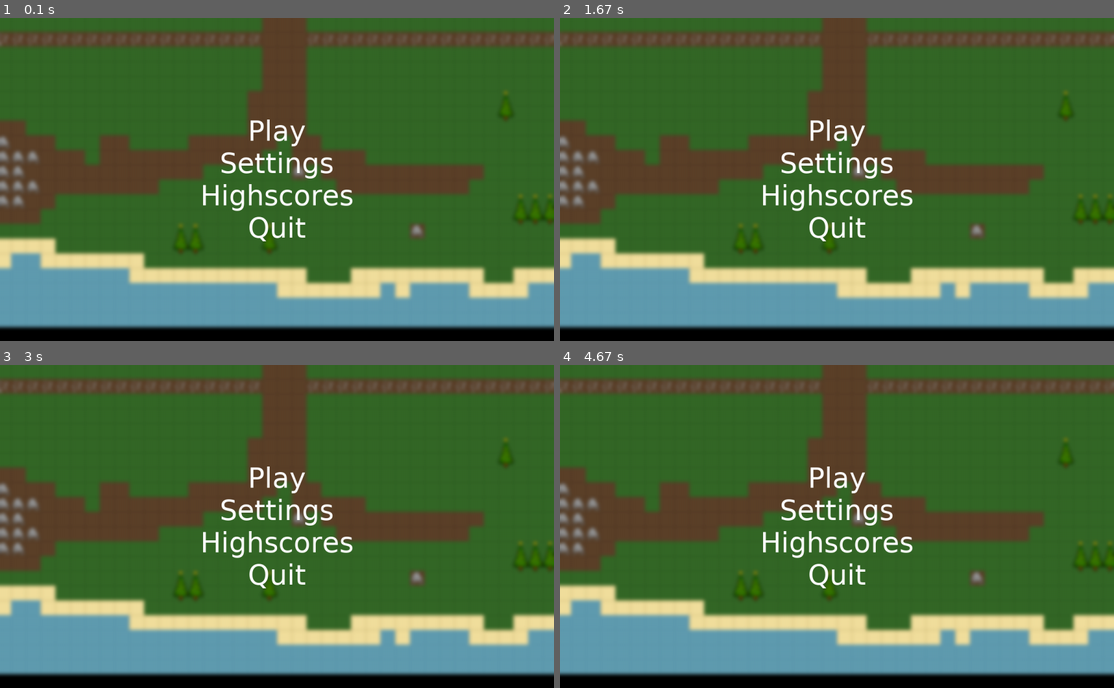
Above: before the commit, frames 1-4 (two rows, left to right).
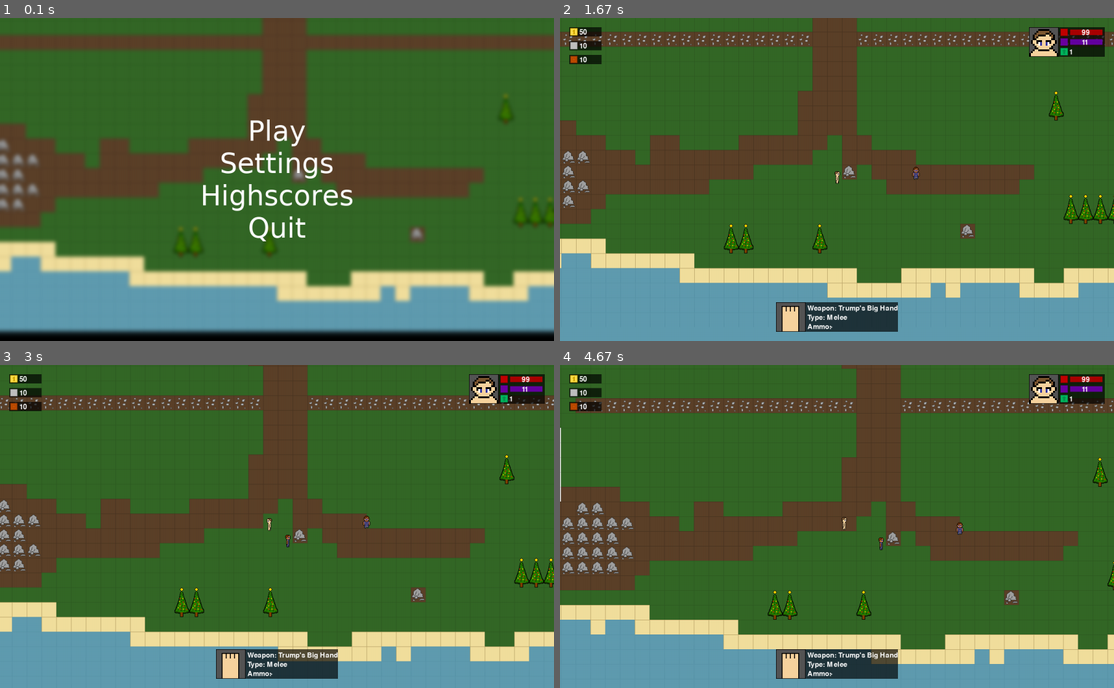
Above: after the commit, the same moments.

Repository: justvulpes/pygame
Game: pygame game, started from Main.py
Same seed, same stepped clock (60 frames per second), same inputs: the game is played once before the commit and once after it.
Inputs (mouse positions are in pixels of both pictures, inside the frame that each line leads up to):
- Up to frame 1 (0.1 s): no input
- Up to frame 2 (1.67 s): click "Play" at 0.38 s; click (704, 182) at 0.72 s; hold D 1-1.47 s; move the mouse to (892, 250) at 1.03 s; right-click (1041, 292) at 1.55 s
- Up to frame 3 (3 s): hold W 1.83-2.13 s; click (343, 555) at 1.92 s; hold D 2.17-2.63 s; click (288, 416) at 2.25 s; hold A from 2.67 s (still down); click (77, 516) at 2.75 s
- Up to frame 4 (4.67 s): release A at 3.2 s; hold S 3.23-3.53 s; click (837, 565) at 3.32 s; hold A 3.57-3.97 s; click (1047, 646) at 3.65 s; hold W 4-4.37 s; click (759, 458) at 4.08 s; hold D from 4.4 s (still down); click (981, 497) at 4.48 s

The runs differ from the first frame. In frame 1, 9.0% of the frame differs, in the area x 0-100%, y 4-99%; in frame 2, 19%; in frame 3, 38%; in frame 4, 43%, in the area x 0-100%, y 0-100%.

Commit message:
Menu background movement fixed - added menu_world

Diff:
--- a/Main.py
+++ b/Main.py
@@ -14,7 +14,7 @@
 import game_state.Game_State
 import game_graphics.UI
 import sounds.Sound_control
-
+import Menu_world
 
 pygame.init()
 pygame.mixer.pre_init(44100, 16, 2, 4096)
@@ -22,13 +22,15 @@
 window_title = "Driven Into the Last Corner"  # Title on top of the frame.
 window_width = 1200  # Width of the canvas.
 window_height = 700  # Height of the canvas.
-fps_fix = 60
+fps_fix = 600
 
 running = True  # while True game will run.
 
 sc = sounds.Sound_control.SoundControl()
 player = objects.mobs.Player.Player(30 << 5, 70 << 5)
+menu_ghost = objects.mobs.Player.Player(30 << 5, 70 << 5)
 world = World.World()
+menu_world = Menu_world.MenuWorld()
 gamestate = game_state.Game_State.Game_State()
 worker_man = objects.mobs.Worker_man.Worker(37 << 5, 70 << 5)
 worker_man2 = objects.mobs.Worker_man.Worker(30 << 5, 70 << 5)
@@ -38,11 +40,13 @@
 
 def update():
     """Update all."""
-    KeyListener.update()
+    if Menu.inMenu:
+        menu_world.update()
+    else:
+        KeyListener.update()
+        world.update()
+        user_interface.update()
     cameraPos()  # update camera position.
-    world.update()
-    if not Menu.inMenu:
-        user_interface.update()
 
     if KeyListener.exit_game is True:
         sys.exit()
@@ -50,14 +54,16 @@
 
 def render(display_obj):
     """Render all visible stuff."""
-    display_obj.canvas.fill(int(0x000000))
-    world.render(display_obj)
-    if not Menu.inMenu:
+    if Menu.inMenu:
+        menu_world.render(display_obj)
+    else:
+        display_obj.canvas.fill(int(0x609CB0))
+        world.render(display_obj)
         user_interface.render(display_obj)
 
 
-cameraPosDoubleX = 0
-cameraPosDoubleY = 0
+cameraPosDoubleX = (menu_ghost.x - (window_width / 2))
+cameraPosDoubleY = (menu_ghost.y - (window_height / 2))
 
 
 def cameraPos():
@@ -66,14 +72,14 @@
     global cameraPosDoubleY
 
     if Menu.inMenu:
-        cameraPosDoubleX = (player.x - (window_width / 2))
-        cameraPosDoubleY = (player.y - (window_height / 2))
+        cameraPosDoubleY -= 1  # speed of menu camera up movement
+        Menu_world.MenuWorld.camera_x = int(cameraPosDoubleX)
+        Menu_world.MenuWorld.camera_y = int(cameraPosDoubleY)
     else:
         cameraPosDoubleX += (player.x - (cameraPosDoubleX + window_width / 2)) / 20
         cameraPosDoubleY += (player.y - (cameraPosDoubleY + window_height / 2)) / 20
-
-    World.World.camera_x = int(cameraPosDoubleX)
-    World.World.camera_y = int(cameraPosDoubleY)
+        World.World.camera_x = int(cameraPosDoubleX)
+        World.World.camera_y = int(cameraPosDoubleY)
 
 
 def run():
@@ -88,6 +94,8 @@
     world.mobs.append(worker_man)
     world.mobs.append(worker_man2)
     world.mobs.append(player)
+    menu_world.mobs.append(menu_ghost)
+    menu_world.player = menu_ghost
     World.player = player
     global user_interface
     user_interface = game_graphics.UI.UI.UI()
--- /dev/null
+++ b/Menu_world.py
@@ -0,0 +1,121 @@
+"""MenuWorld."""
+
+import tiles.Tile
+import game_graphics.Sprite
+import pygame
+import objects.building.Wall
+import objects.mobs.Player
+
+
+class MenuWorld:
+    """MenuWorld."""
+
+    map_width = 60
+    map_height = 80
+    tiles_hash = []
+    mobs = []
+
+    camera_x = 0
+    camera_y = 0
+
+    def __init__(self):
+        """Constructor."""
+
+
+        map_pixels = pygame.surfarray.array2d(game_graphics.Sprite.map.pic)
+        MenuWorld.tiles_hash = [[x for x in range(MenuWorld.map_width)] for y in range(MenuWorld.map_height)]
+
+        for y in range(MenuWorld.map_height):
+            for x in range(MenuWorld.map_width):
+                set_tile(map_pixels[x][y], x, y)
+
+        MenuWorld.tiles_hash[10][10] = tiles.Tile.Tile(game_graphics.Sprite.grass, solid=True)
+
+
+
+    @staticmethod
+    def update():
+        """Update."""
+
+        for mob in MenuWorld.mobs:
+            mob.update()
+
+        for mob in MenuWorld.mobs:
+            mob.update_tile()
+
+        for mob in MenuWorld.mobs:
+            if mob.removed:
+                if mob.last_tile is not None and mob in mob.last_tile.mobs:
+                    mob.last_tile.mobs.remove(mob)
+                if mob.current_tile is not None and mob in mob.current_tile.mobs:
+                    mob.current_tile.mobs.remove(mob)
+                MenuWorld.mobs.remove(mob)
+
+
+    @staticmethod
+    def render(display):
+        """Render."""
+        for y in range((MenuWorld.camera_y >> 5), (MenuWorld.camera_y >> 5) + (display.height >> 5) + 2):
+            for x in range((MenuWorld.camera_x >> 5), (MenuWorld.camera_x >> 5) + (display.width >> 5) + 2):
+                if MenuWorld.map_height > y >= 0 and MenuWorld.map_width > x >= 0:
+                    display.canvas.blit(MenuWorld.tiles_hash[y][x].sprite.pic, ((x << 5) - MenuWorld.camera_x, (y << 5) - MenuWorld.camera_y))
+
+        for y in range((MenuWorld.camera_y >> 5), (MenuWorld.camera_y >> 5) + (display.height >> 5) + 2):
+            for x in range((MenuWorld.camera_x >> 5), (MenuWorld.camera_x >> 5) + (display.width >> 5) + 2):
+                if MenuWorld.map_height > y >= 0 and MenuWorld.map_width > x >= 0:
+                    if MenuWorld.tiles_hash[y][x].mask is not None:
+                        display.canvas.blit(MenuWorld.tiles_hash[y][x].mask.pic, ((x << 5) - MenuWorld.camera_x, (y << 5) - MenuWorld.camera_y))
+
+
+def set_tile(color, x, y):
+    """Set tile."""
+    if color == 950016:
+        MenuWorld.tiles_hash[y][x] = tiles.Tile.Tile(game_graphics.Sprite.grass)
+        return
+
+    if color == 8382975:
+        MenuWorld.tiles_hash[y][x] = tiles.Tile.Tile(game_graphics.Sprite.sand)
+        return
+
+    if color == 16749568:
+        MenuWorld.tiles_hash[y][x] = tiles.Tile.Tile(game_graphics.Sprite.water, solid=True)
+        return
+
+    if color == 4151679:
+        MenuWorld.tiles_hash[y][x] = tiles.Tile.Tile(game_graphics.Sprite.dirt)
+        return
+
+    if color == 8421504:
+        MenuWorld.tiles_hash[y][x] = tiles.Tile.Tile(game_graphics.Sprite.stone, solid=True, high=True)
+        return
+
+    if color == 10526880:
+        MenuWorld.tiles_hash[y][x] = tiles.Tile.Tile(game_graphics.Sprite.stone_source, solid=True, high=True)
+        return
+
+    if color == 27391:
+        MenuWorld.tiles_hash[y][x] = tiles.Tile.Tile(game_graphics.Sprite.dirt, solid=False, high=False)
+        MenuWorld.tiles_hash[y][x].building = objects.building.Wall.Wall(x,y)
+        return
+
+    if color == 255:
+        MenuWorld.tiles_hash[y][x] = tiles.Tile.Tile(game_graphics.Sprite.grass, solid=True, high=True, mask=game_graphics.Sprite.christmas_tree_lower)
+        return
+
+    if color == 127:
+        MenuWorld.tiles_hash[y][x] = tiles.Tile.Tile(game_graphics.Sprite.grass, solid=False, high=False, mask=game_graphics.Sprite.christmas_tree_upper)
+        return
+
+    if color == 15564799:
+        MenuWorld.tiles_hash[y][x] = tiles.Tile.Tile(game_graphics.Sprite.snow, solid=True, high=True, mask=game_graphics.Sprite.christmas_tree_lower)
+        return
+
+    if color == 14418175:
+        MenuWorld.tiles_hash[y][x] = tiles.Tile.Tile(game_graphics.Sprite.snow, solid=False, high=False, mask=game_graphics.Sprite.christmas_tree_upper)
+        return
+
+    if color == 16777215:
+        MenuWorld.tiles_hash[y][x] = tiles.Tile.Tile(game_graphics.Sprite.snow, slow=True)
+        return
+
+    MenuWorld.tiles_hash[y][x] = tiles.Tile.Tile(game_graphics.Sprite.grass)
